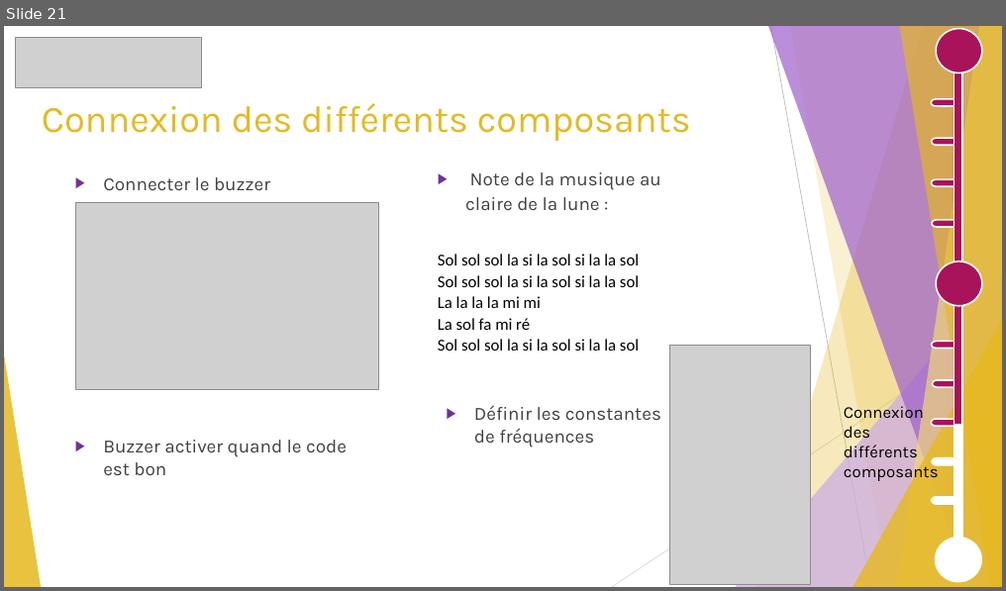
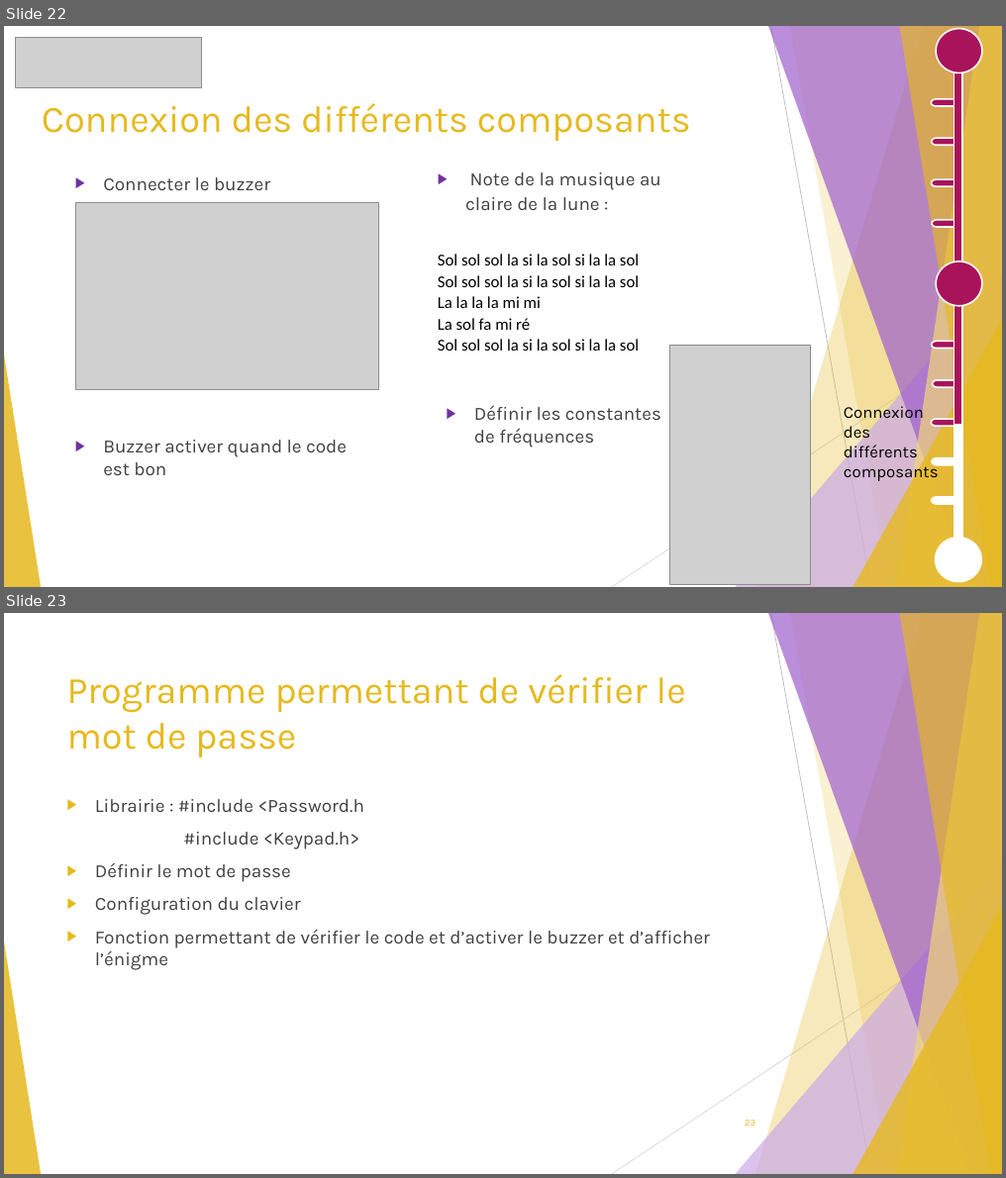
Before and after one commit to GuiguiMvn/Systeme-Escape-Game-Telethon, a slide deck: Cyril/Diapositives/Projet Théléton REVUE 2.pptx. Shown one above the other, each under a label of ours: slide 21 before the commit, slides 22 and 23 after it. The pictures are 1006x591 and 1006x1178 pixels, drawn with LibreOffice and Linux fonts; fonts in the diff are those of the drawing; grey boxes stand for pictures. Boxes give left, top, right and bottom in pixels: in the first picture for what was removed or moved away, otherwise in the second. Text is boxed around its words. In the diff, an @@ line names an element or a change of style, - is before the commit and + after.

```diff
--- a/Cyril/Diapositives/Projet Théléton REVUE 2.pptx
+++ b/Cyril/Diapositives/Projet Théléton REVUE 2.pptx
@@ slide 23 added at box(4, 613, 1002, 1174), background #FFFFFF; not listed: 10 template elements that a slide beside it also shows @@
@@ title added at box(67, 674, 686, 758), 36 pt, text #E6B91E @@
+Programme permettant de vérifier le mot de passe
@@ text added at box(95, 799, 710, 970), 18 pt, text #404040 @@
+▶ Librairie : #include <Password.h
+#include <Keypad.h>
+▶ Définir le mot de passe
+▶ Configuration du clavier
+▶ Fonction permettant de vérifier le code et d’activer le buzzer et d’afficher l’énigme
@@ page number added at box(745, 1120, 755, 1126), 9 pt, text #E6B91E @@
+23
@@ what was slide 21 is now slide 22 @@
```
Also in this commit, not shown: 6 slides changed, 1 other slide added, 3 other files.
